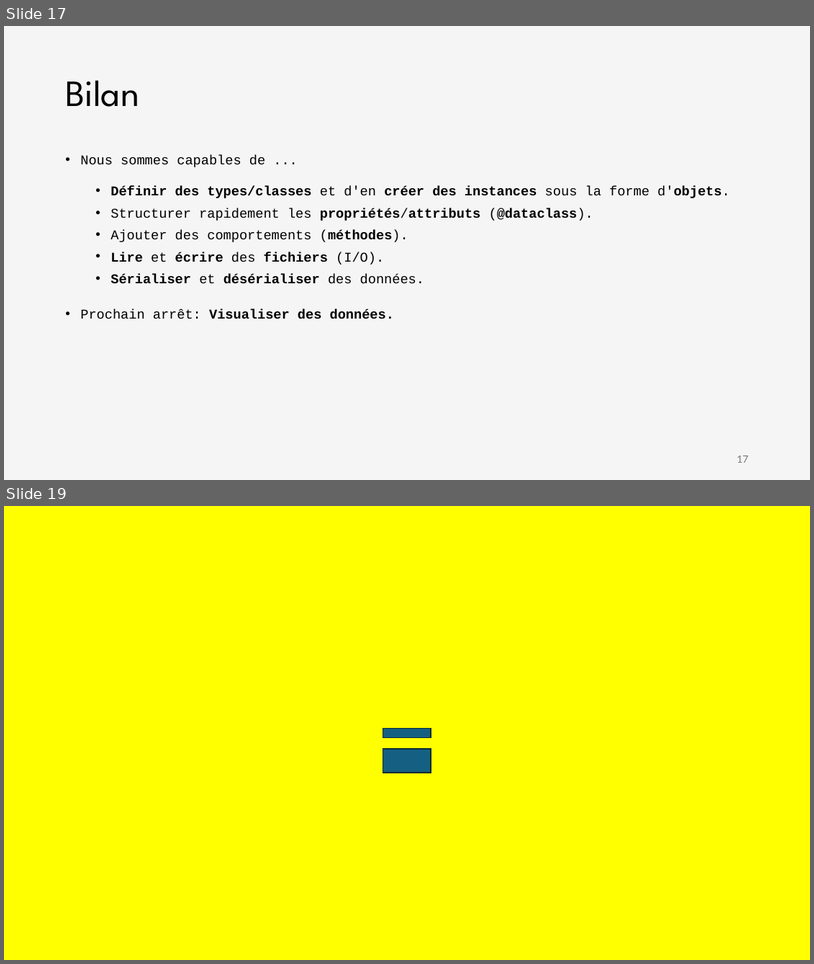
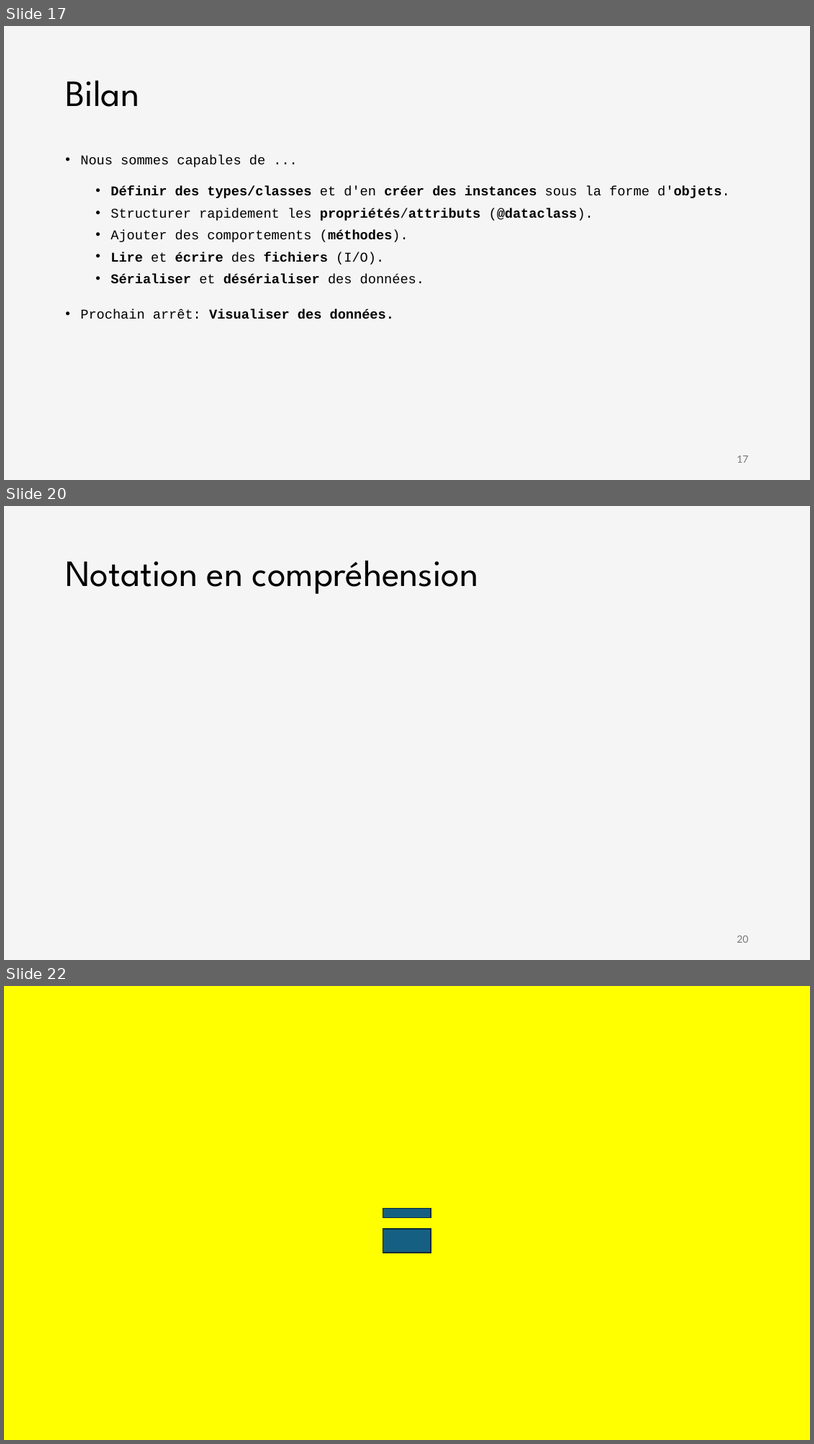
Before and after one commit to iannickgagnon/sagedays_iannick_2026, a slide deck: python_2/presentation_python_2.pptx. Shown one above the other, each under a label of ours: slides 17 and 19 before the commit, slides 17, 20 and 22 after it; the slides between them are not shown. The pictures are 814x964 and 814x1444 pixels, drawn with LibreOffice and Linux fonts; fonts in the diff are those of the drawing; grey boxes stand for pictures. Boxes give left, top, right and bottom in pixels: in the first picture for what was removed or moved away, otherwise in the second. Text is boxed around its words. In the diff, an @@ line names an element or a change of style, - is before the commit and + after.

```diff
--- a/python_2/presentation_python_2.pptx
+++ b/python_2/presentation_python_2.pptx
@@ slide 20 added at bbox=[4, 506, 810, 960], background #F5F5F5 @@
@@ title added at bbox=[65, 560, 478, 594], 44 pt, text #000000 @@
+Notation en compréhension
@@ page number added at bbox=[737, 935, 748, 942], 12 pt, text #797979 @@
+20
@@ what was slide 19 is now slide 22 @@
```
Also in this commit, not shown: 3 slides changed, 2 other slides added.
